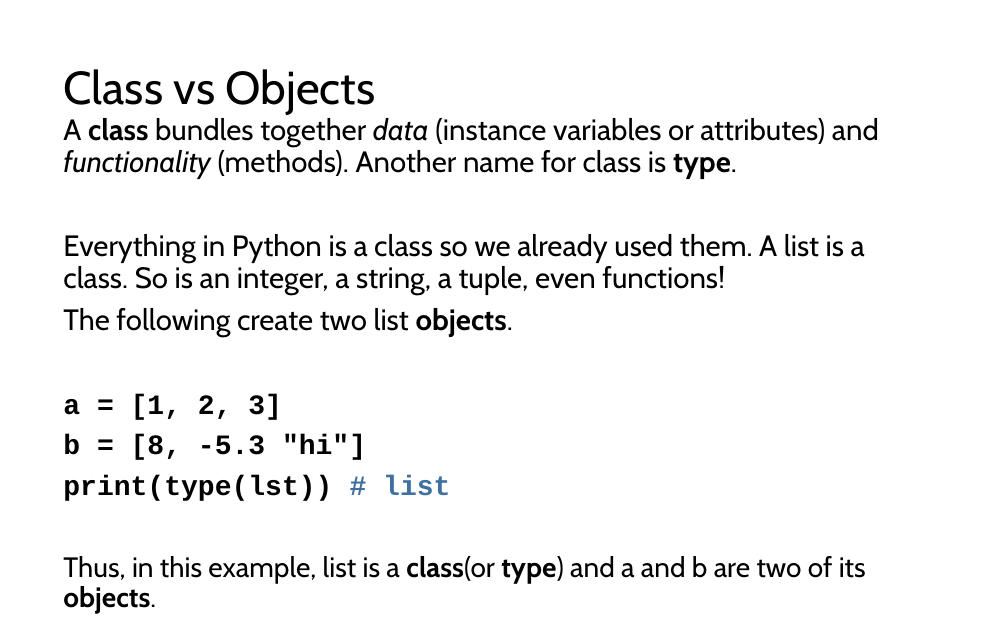
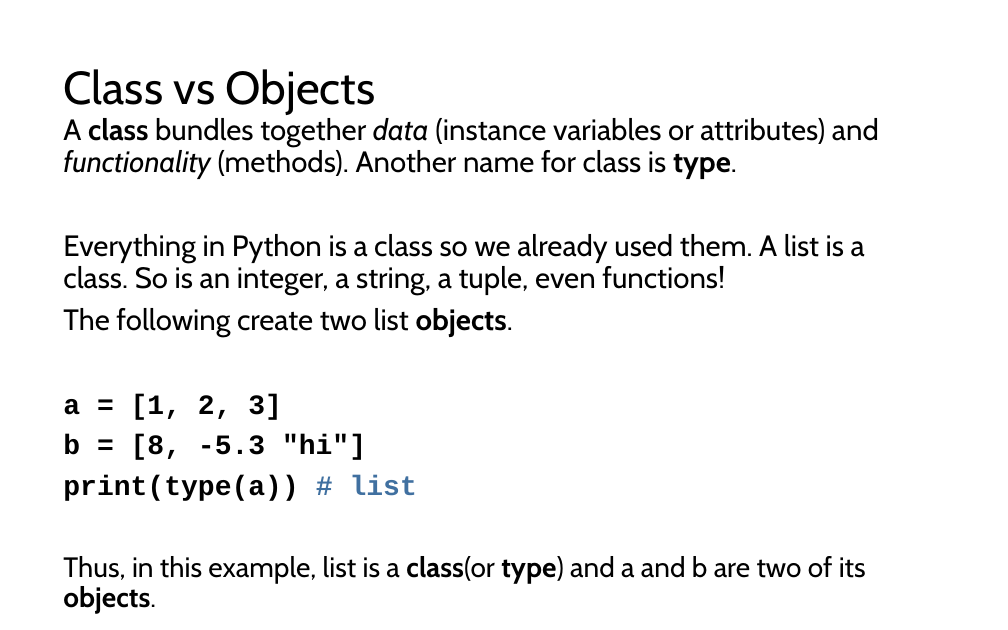
Before and after one commit to LongBaoNguyen/longbaonguyen.github.io, a slide deck: slide 4 of courses/apcsp/lect9.pptx. Drawn at 1008x630 pixels with LibreOffice and Linux fonts; fonts in the diff are those of the drawing. Boxes give left, top, right and bottom in pixels: in the first picture for what was removed or moved away, otherwise in the second. Text is boxed around its words. In the diff, an @@ line names an element or a change of style, - is before the commit and + after.

```diff
--- a/courses/apcsp/lect9.pptx
+++ b/courses/apcsp/lect9.pptx
@@ text at <box>63,475,417,501</box>: text changed @@
-print(type(lst)) # list
+print(type(a)) # list
```
Also in this commit, not shown: 2 other files.
